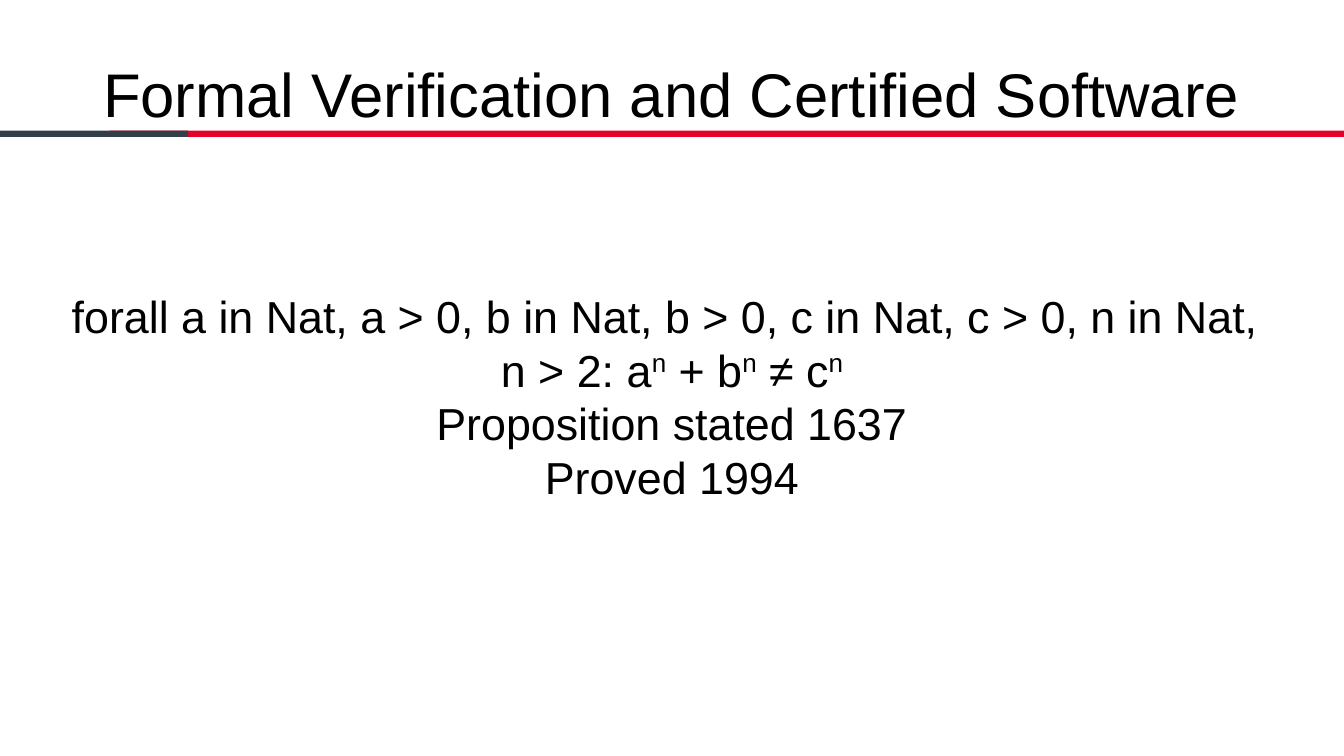
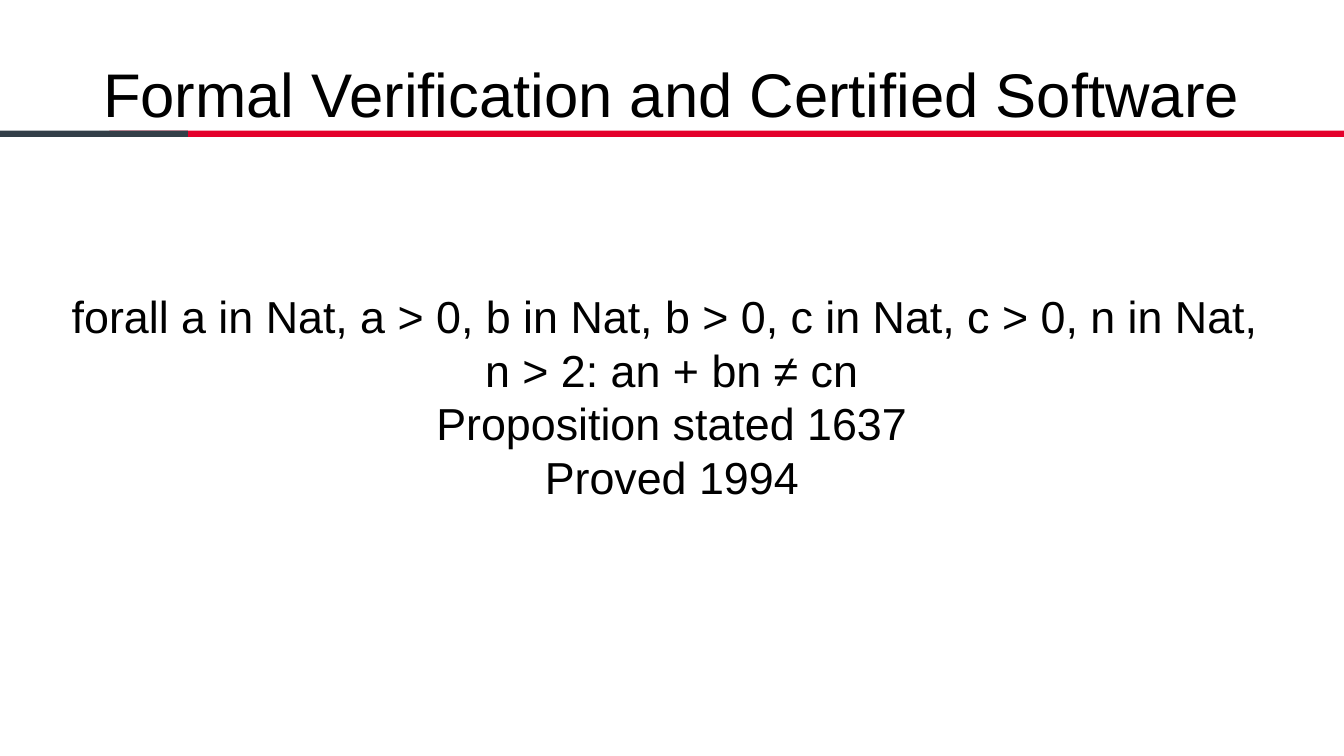
Before and after one commit to A1kmm/dependently-typed-revolution-lambdajam, a slide deck: slide 3 of Talk.pptx. Drawn at 1344x756 pixels with LibreOffice and Linux fonts; fonts in the diff are those of the drawing; background and template pictures are left out. Boxes give left, top, right and bottom in pixels: in the first picture for what was removed or moved away, otherwise in the second. Text is boxed around its words. In the diff, an @@ line names an element or a change of style, - is before the commit and + after.

```diff
--- a/Talk.pptx
+++ b/Talk.pptx
@@ text at [72,300,1257,388]: now on the baseline in "an bn cn" @@
```
Also in this commit, not shown: 3 other slides changed, 1 slide added, 1 other file.
